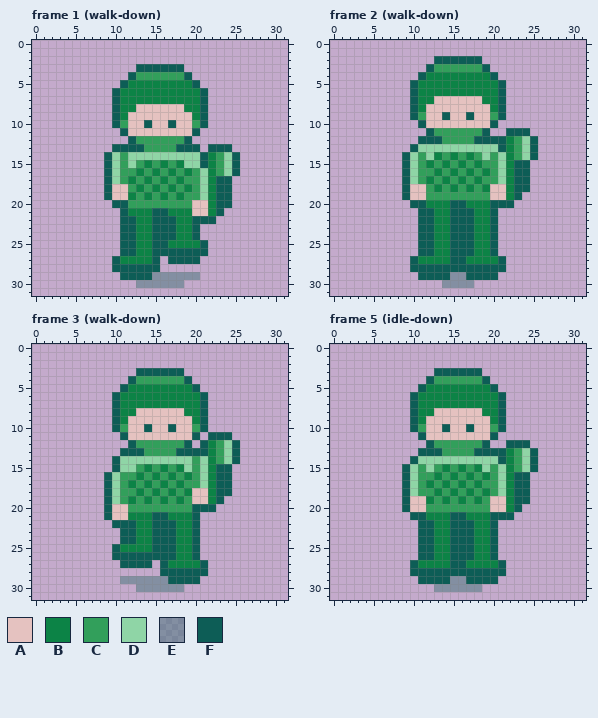
One commit to this pixel-art file: assets/aseprite/actor_hero_axe_mail.aseprite. This is how it looked before the edit.
32x32 pixels, 52 frames. Shown: frame 1 (walk-down), frame 2 (walk-down), frame 3 (walk-down), frame 5 (idle-down). The commit also changed other frames, which this record leaves out.
Visible layers, top first: "actor", "shadow".
Palette (. is transparent): A #e5c2c0  B #0c8346  C #329f5b  D #8fd5a6  E #0d5d565a  F #0d5d56
Pixels before, frame 1 (walk-down), first column x 9:
 3 ....FFFFFF.......
 4 ...FCCCCCCF......
 5 ..FBBBBBBBBF.....
 6 .FBBBBBBBBBBF....
 7 .FBBBBBBBBBBF....
 8 .FBBAAAAAABBF....
 9 .FBAAAAAAAABF....
10 .FCAAFAAFAACF....
11 ..FAAAAAAAAF.....
12 ...FCCCCCCF......
13 .FFFFCCCCFFF.FFF.
14 FDCDDDDDDDDDFBCDF
15 FDCDCBCBCBDDFBCDF
16 FDCCBCBCBCBCDBCDF
17 FDCBCBCBCBCCDBFF.
18 FAACBCBCBCBCDBFF.
19 FAABCBCBCBCCDBFF.
20 .FFCCCCCCCCAABFF.
21 ..FBBBFFBBBAABF..
22 ..FFBBFFFBBFFF...
23 ..FFBBFFFBBF.....
24 ..FFBBFFFBBF.....
25 ..FFBBFFBBBBF....
26 ..FFBBFFFFFFF....
27 .FBBBBF.FFFF.....
28 .FFFFFF..........
29 ..FFFFEEEEEE.....
30 ....EEEEEE.......
Pixels before, frame 2 (walk-down), first column x 9:
 2 ....FFFFFF.......
 3 ...FCCCCCCF......
 4 ..FBBBBBBBBF.....
 5 .FBBBBBBBBBBF....
 6 .FBBBBBBBBBBF....
 7 .FBBAAAAAABBF....
 8 .FBAAAAAAAABF....
 9 .FCAAFAAFAACF....
10 ..FAAAAAAAAF.....
11 ...FCCCCCCF..FFF.
12 ..FFFCCCCFFFFBCDF
13 .FDDDDDDDDDDFBCDF
14 FDCDBCBCBCDCDBCDF
15 FDCBCBCBCBCCDBFF.
16 FDCCBCBCBCBCDBFF.
17 FDCBCBCBCBCCDBFF.
18 FAACBCBCBCBAABFF.
19 FAACCCCCCCCAABF..
20 .FFBBBFFBBBFFF...
21 ..FFBBFFFBBF.....
22 ..FFBBFFFBBF.....
23 ..FFBBFFFBBF.....
24 ..FFBBFFFBBF.....
25 ..FFBBFFFBBF.....
26 ..FFBBFFFBBF.....
27 .FBBBBFFBBBBF....
28 .FFFFFFFFFFFF....
29 ..FFFFEEFFFF.....
30 .....EEEE........
Pixels before, frame 3 (walk-down), first column x 9:
 3 ....FFFFFF.......
 4 ...FCCCCCCF......
 5 ..FBBBBBBBBF.....
 6 .FBBBBBBBBBBF....
 7 .FBBBBBBBBBBF....
 8 .FBBAAAAAABBF....
 9 .FBAAAAAAAABF....
10 .FCAAFAAFAACF....
11 ..FAAAAAAAAF.FFF.
12 ...FCCCCCCF.FBCDF
13 ..FFFCCCCFFFFBCDF
14 .FDDDDDDDDDCDBCDF
15 .FDDCBCBCBDCDBFF.
16 FDCCBCBCBCBCDBFF.
17 FDCBCBCBCBCCDBFF.
18 FDCCBCBCBCBAABFF.
19 FDCBCBCBCBCAABF..
20 FAACCCCCCCCFFF...
21 FAABBBFFBBBF.....
22 .FFFBBFFFBBF.....
23 ..FFBBFFFBBF.....
24 ..FFBBFFFBBF.....
25 .FBBBBFFFBBF.....
26 .FFFFFFFFBBF.....
27 ..FFFF.FBBBBF....
28 .......FFFFFF....
29 ..EEEEEEFFFF.....
30 ....EEEEEE.......
Pixels before, frame 5 (idle-down), first column x 9:
 3 ....FFFFFF.......
 4 ...FCCCCCCF......
 5 ..FBBBBBBBBF.....
 6 .FBBBBBBBBBBF....
 7 .FBBBBBBBBBBF....
 8 .FBBAAAAAABBF....
 9 .FBAAAAAAAABF....
10 .FCAAFAAFAACF....
11 ..FAAAAAAAAF.....
12 ...FCCCCCCF..FFF.
13 ..FFFCCCCFFFFBCDF
14 .FDDDDDDDDDDFBCDF
15 FDCDCBCBCBDCDBCDF
16 FDCCBCBCBCBCDBFF.
17 FDCBCBCBCBCCDBFF.
18 FDCCBCBCBCBCDBFF.
19 FAABCBCBCBCAABFF.
20 FAACCCCCCCCAABF..
21 .FFBBBFFBBBFFF...
22 ..FFBBFFFBBF.....
23 ..FFBBFFFBBF.....
24 ..FFBBFFFBBF.....
25 ..FFBBFFFBBF.....
26 ..FFBBFFFBBF.....
27 .FBBBBFFBBBBF....
28 .FFFFFFFFFFFF....
29 ..FFFFEEFFFF.....
30 ....EEEEEE.......
Once edited:
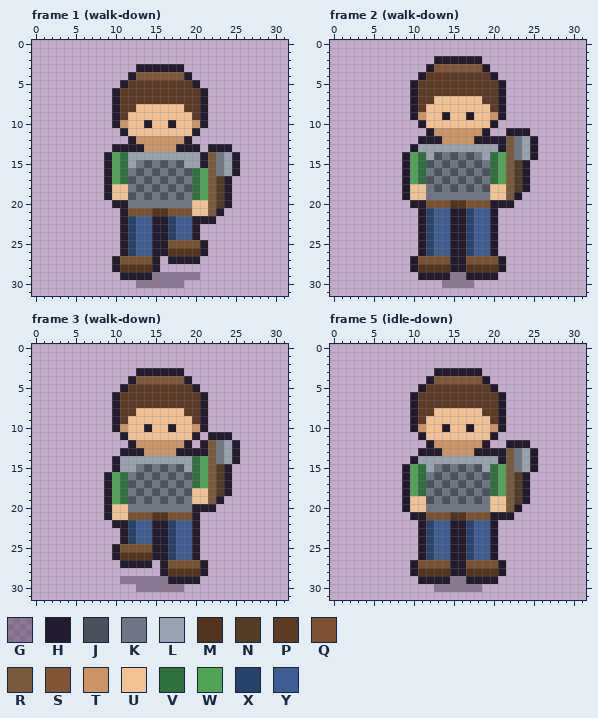
Colours new in this view: G #241a2e5a  H #241a2e  J #4a515c  K #6e7684  L #99a2b0  M #55341d  N #553d25  P #5c3a24  Q #7d512f  R #7a5a38  S #825535  T #cc9464  U #f2c292  V #2f713c  W #4fa555  X #28416d  Y #3d5d94
Difference:
Changed rows in their new state; - is an unchanged pixel.
Frame 1 (walk-down), layers "actor", "shadow":
first column x 9:
 3 ----HHHHHH-------
 4 ---HSSSSSSH------
 5 --HPPPPPPPPH-----
 6 -HPPPPPPPPPPH----
 7 -HPPPPPPPPPPH----
 8 -HPPUUUUUUPPH----
 9 -HPUUUUUUUUPH----
10 -HTUUHUUHUUTH----
11 --HUUUUUUUUH-----
12 ---HTTTTTTH------
13 -HHHHTTTTHHH-HHH-
14 HWVLLLLLLLLLHRKLH
15 HWVLKJKJKJLLHRKLH
16 HWVKJKJKJKJVWRKLH
17 HWVJKJKJKJKVWRNH-
18 HUUKJKJKJKJVWRNH-
19 HUUJKJKJKJKVWRNH-
20 -HHKKKKKKKKUURNH-
21 --HQQQMMQQQUURH--
22 --HXYYHHXYYHHH---
23 --HXYYHHXYYH-----
24 --HXYYHHXYYH-----
25 --HXYYHHQQQQH----
26 --HXYYHHMMMMH----
27 -HQQQQH-HHHH-----
28 -HMMMMH----------
29 --HHHHGGGGGG-----
30 ----GGGGGG-------
Frame 2 (walk-down), layers "actor", "shadow":
first column x 9:
 2 ----HHHHHH-------
 3 ---HSSSSSSH------
 4 --HPPPPPPPPH-----
 5 -HPPPPPPPPPPH----
 6 -HPPPPPPPPPPH----
 7 -HPPUUUUUUPPH----
 8 -HPUUUUUUUUPH----
 9 -HTUUHUUHUUTH----
10 --HUUUUUUUUH-----
11 ---HTTTTTTH--HHH-
12 --HHHTTTTHHHHRKLH
13 -HLLLLLLLLLLHRKLH
14 HWVLJKJKJKLVWRKLH
15 HWVJKJKJKJKVWRNH-
16 HWVKJKJKJKJVWRNH-
17 HWVJKJKJKJKVWRNH-
18 HUUKJKJKJKJUURNH-
19 HUUKKKKKKKKUURH--
20 -HHQQQMMQQQHHH---
21 --HXYYHHXYYH-----
22 --HXYYHHXYYH-----
23 --HXYYHHXYYH-----
24 --HXYYHHXYYH-----
25 --HXYYHHXYYH-----
26 --HXYYHHXYYH-----
27 -HQQQQHHQQQQH----
28 -HMMMMHHMMMMH----
29 --HHHHGGHHHH-----
30 -----GGGG--------
Frame 3 (walk-down), layers "actor", "shadow":
first column x 9:
 3 ----HHHHHH-------
 4 ---HSSSSSSH------
 5 --HPPPPPPPPH-----
 6 -HPPPPPPPPPPH----
 7 -HPPPPPPPPPPH----
 8 -HPPUUUUUUPPH----
 9 -HPUUUUUUUUPH----
10 -HTUUHUUHUUTH----
11 --HUUUUUUUUH-HHH-
12 ---HTTTTTTH-HRKLH
13 --HHHTTTTHHHHRKLH
14 -HLLLLLLLLLVWRKLH
15 -HLLKJKJKJLVWRNH-
16 HWVKJKJKJKJVWRNH-
17 HWVJKJKJKJKVWRNH-
18 HWVKJKJKJKJUURNH-
19 HWVJKJKJKJKUURH--
20 HUUKKKKKKKKHHH---
21 HUUQQQMMQQQH-----
22 -HHXYYHHXYYH-----
23 --HXYYHHXYYH-----
24 --HXYYHHXYYH-----
25 -HQQQQHHXYYH-----
26 -HMMMMHHXYYH-----
27 --HHHH-HQQQQH----
28 -------HMMMMH----
29 --GGGGGGHHHH-----
30 ----GGGGGG-------
Frame 5 (idle-down), layers "actor", "shadow":
first column x 9:
 3 ----HHHHHH-------
 4 ---HSSSSSSH------
 5 --HPPPPPPPPH-----
 6 -HPPPPPPPPPPH----
 7 -HPPPPPPPPPPH----
 8 -HPPUUUUUUPPH----
 9 -HPUUUUUUUUPH----
10 -HTUUHUUHUUTH----
11 --HUUUUUUUUH-----
12 ---HTTTTTTH--HHH-
13 --HHHTTTTHHHHRKLH
14 -HLLLLLLLLLLHRKLH
15 HWVLKJKJKJLVWRKLH
16 HWVKJKJKJKJVWRNH-
17 HWVJKJKJKJKVWRNH-
18 HWVKJKJKJKJVWRNH-
19 HUUJKJKJKJKUURNH-
20 HUUKKKKKKKKUURH--
21 -HHQQQMMQQQHHH---
22 --HXYYHHXYYH-----
23 --HXYYHHXYYH-----
24 --HXYYHHXYYH-----
25 --HXYYHHXYYH-----
26 --HXYYHHXYYH-----
27 -HQQQQHHQQQQH----
28 -HMMMMHHMMMMH----
29 --HHHHGGHHHH-----
30 ----GGGGGG-------
Pixel boxes of the changes (left, top, right, bottom) in both pictures:
changed: (104, 64, 240, 288)
changed: (402, 56, 538, 288)
changed: (104, 368, 240, 592)
changed: (402, 368, 538, 592)
